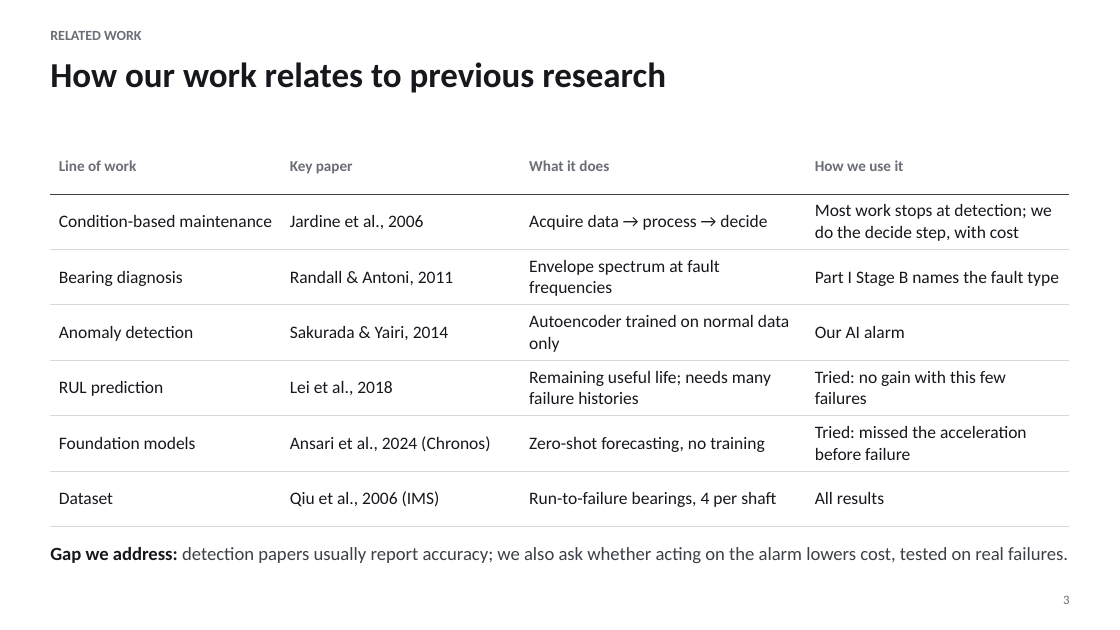
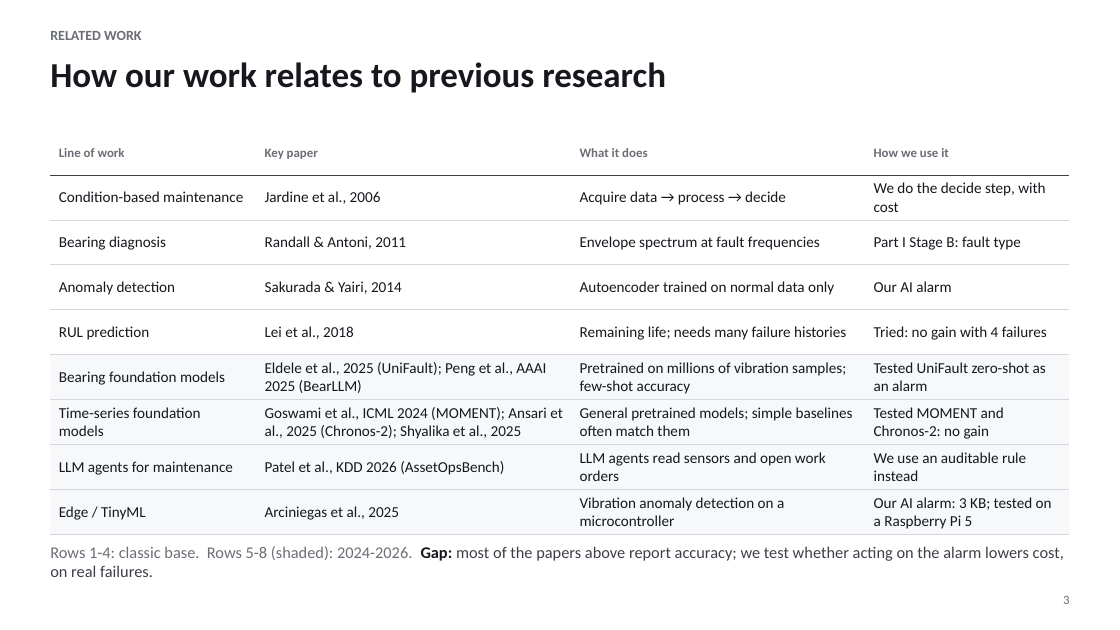
Before and after one commit to Adrian-Jotham/AISmartFactory, a slide deck: slide 3 of predictive_maintenance_part2.pptx. Drawn at 1120x630 pixels with LibreOffice and Linux fonts; fonts in the diff are those of the drawing. Boxes give left, top, right and bottom in pixels: in the first picture for what was removed or moved away, otherwise in the second. Text is boxed around its words. In the diff, an @@ line names an element or a change of style, - is before the commit and + after.

```diff
--- a/predictive_maintenance_part2.pptx
+++ b/predictive_maintenance_part2.pptx
@@ table at [50,130,1070,535] @@
-row 2, column 4: Most work stops at detection; we do the decide step, with cost
+row 2, column 4: We do the decide step, with cost
-row 3, column 4: Part I Stage B names the fault type
+row 3, column 4: Part I Stage B: fault type
-row 5: RUL prediction | Lei et al., 2018 | Remaining useful life; needs many failure histories | Tried: no gain with this few failures
-row 6: Foundation models | Ansari et al., 2024 (Chronos) | Zero-shot forecasting, no training | Tried: missed the acceleration before failure
-row 7: Dataset | Qiu et al., 2006 (IMS) | Run-to-failure bearings, 4 per shaft | All results
+row 5: RUL prediction | Lei et al., 2018 | Remaining life; needs many failure histories | Tried: no gain with 4 failures
+row 6: Bearing foundation models | Eldele et al., 2025 (UniFault); Peng et al., AAAI 2025 (BearLLM) | Pretrained on millions of vibration samples; few-shot accuracy | Tested UniFault zero-shot as an alarm
+row 7: Time-series foundation models | Goswami et al., ICML 2024 (MOMENT); Ansari et al., 2025 (Chronos-2); Shyalika et al., 2025 | General pretrained models; simple baselines often match them | Tested MOMENT and Chronos-2: no gain
+row 8: LLM agents for maintenance | Patel et al., KDD 2026 (AssetOpsBench) | LLM agents read sensors and open work orders | We use an auditable rule instead
+row 9: Edge / TinyML | Arciniegas et al., 2025 | Vibration anomaly detection on a microcontroller | Our AI alarm: 3 KB; tested on a Raspberry Pi 5
@@ table: place and size @@
-table at [50,139,1070,527]
+table at [50,130,1070,535]
@@ text at [50,546,1064,577]: text changed; size 16 to 14 pt @@
-Gap we address: detection papers usually report accuracy; we also ask whether acting on the alarm lowers cost, tested on real failures.
+Rows 1-4: classic base. Rows 5-8 (shaded): 2024-2026. Gap: most of the papers above report accuracy; we test whether acting on the alarm lowers cost, on real failures.
```
Also in this commit, not shown: 11 other slides changed, 1 slide added, 23 other files.
